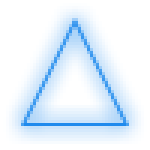
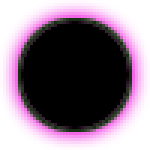
Revision of a layered w=150, h=150 image; what changed, layer by layer:
hid group "Triangle" (1 layers) over [21, 18, 129, 126]
added group "Black Hole" with 1 layers above "Circle" over [18, 18, 132, 132]
added layer "Hole" in group "Black Hole" over [18, 18, 132, 132]
